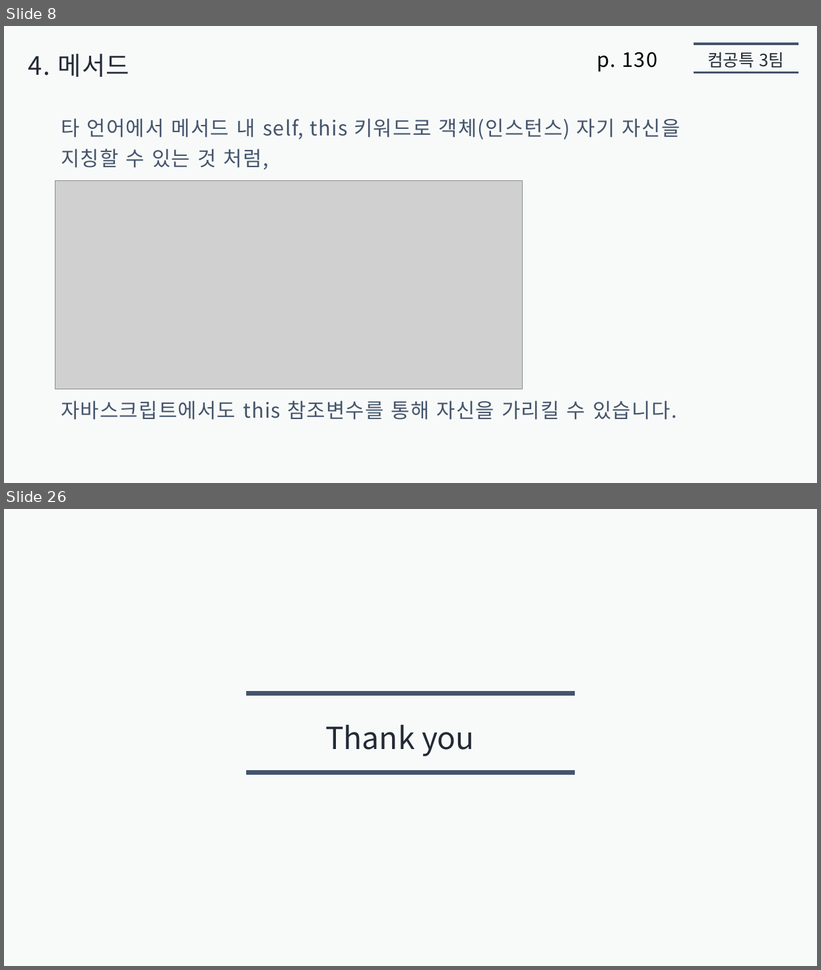
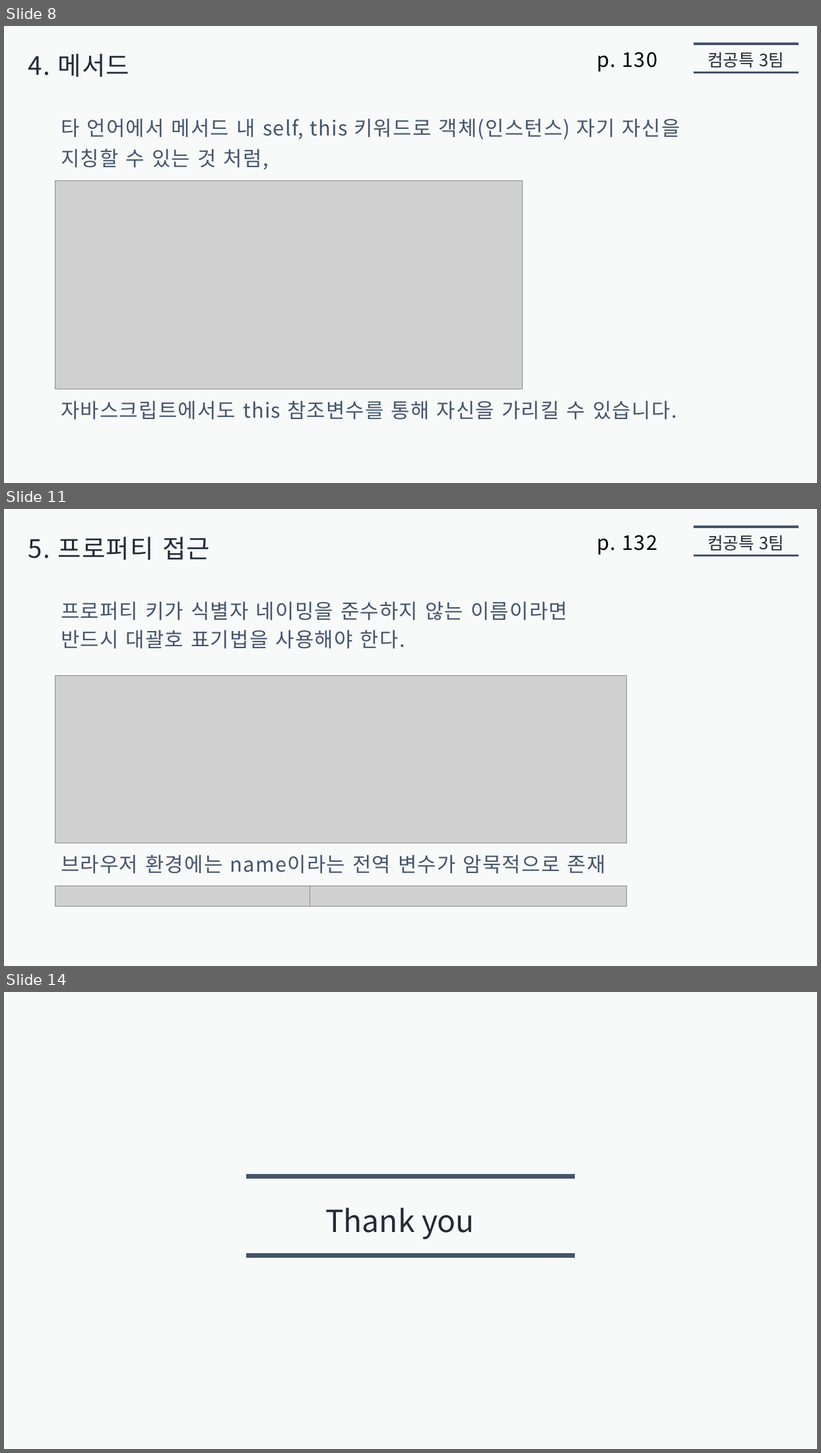
Before and after one commit to jaehoo1/Modern-JavaScript-Deep-Dive, a slide deck: 05. 객체 리터럴/presentation5/jaehoo1/객체_리터럴.pptx. Shown one above the other, each under a label of ours: slides 8 and 26 before the commit, slides 8, 11 and 14 after it; the slides between them are not shown. The pictures are 821x970 and 821x1453 pixels, drawn with LibreOffice and Linux fonts; fonts in the diff are those of the drawing; grey boxes stand for pictures. Boxes give left, top, right and bottom in pixels: in the first picture for what was removed or moved away, otherwise in the second. Text is boxed around its words. In the diff, an @@ line names an element or a change of style, - is before the commit and + after.

```diff
--- a/05. 객체 리터럴/presentation5/jaehoo1/객체_리터럴.pptx
+++ b/05. 객체 리터럴/presentation5/jaehoo1/객체_리터럴.pptx
@@ slide 11 added at (4,509,817,966), background #F8FAFA @@
@@ line added from (694, 527) to (799, 527), #44546A 2.75 pt @@
@@ text added at (28,537,210,560), 30 pt, text #222A35 @@
+5. 프로퍼티 접근
@@ text added at (597,535,658,555), 24 pt, text #000000 @@
+p. 132
@@ text added at (708,535,784,551), 20 pt, text #222A35 @@
+컴공특 3팀
@@ line added from (694, 555) to (799, 555), #44546A 2.75 pt @@
@@ text added at (61,601,568,621), 24 pt, text #44546A @@
+프로퍼티 키가 식별자 네이밍을 준수하지 않는 이름이라면
@@ text added at (61,630,405,649), 24 pt, text #44546A @@
+반드시 대괄호 표기법을 사용해야 한다.
@@ picture added at (55,675,627,843) @@
@@ text added at (61,855,606,874), 24 pt, text #44546A @@
+브라우저 환경에는 name이라는 전역 변수가 암묵적으로 존재
@@ picture added at (55,887,310,908) @@
@@ picture added at (310,887,628,908) @@
@@ what was slide 26 is now slide 14 @@
```
Also in this commit, not shown: 1 slide changed, 3 other slides added, 16 slides removed.
